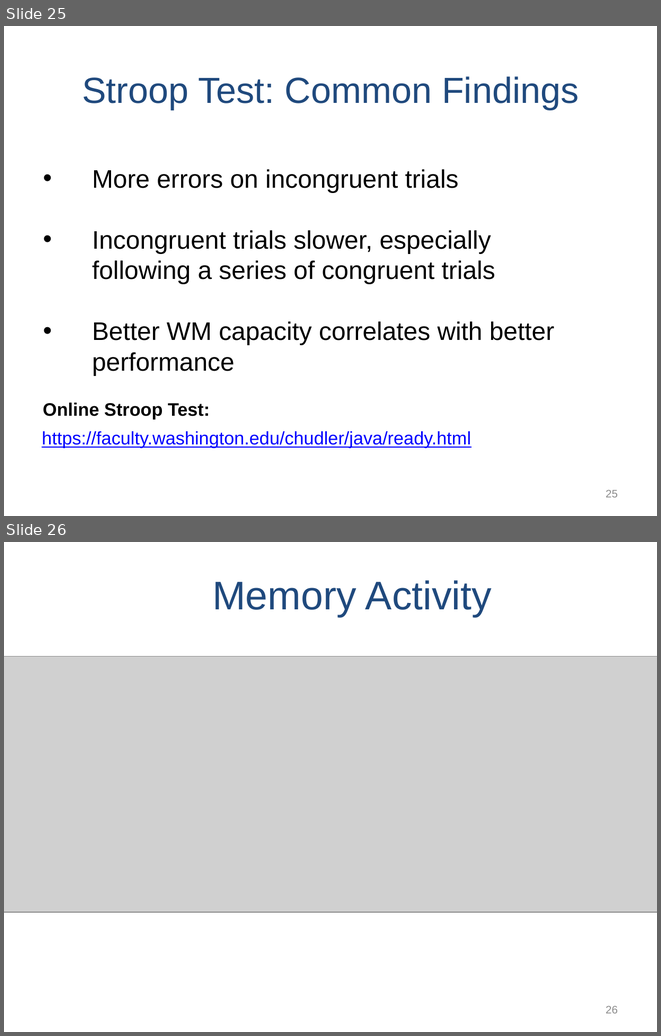
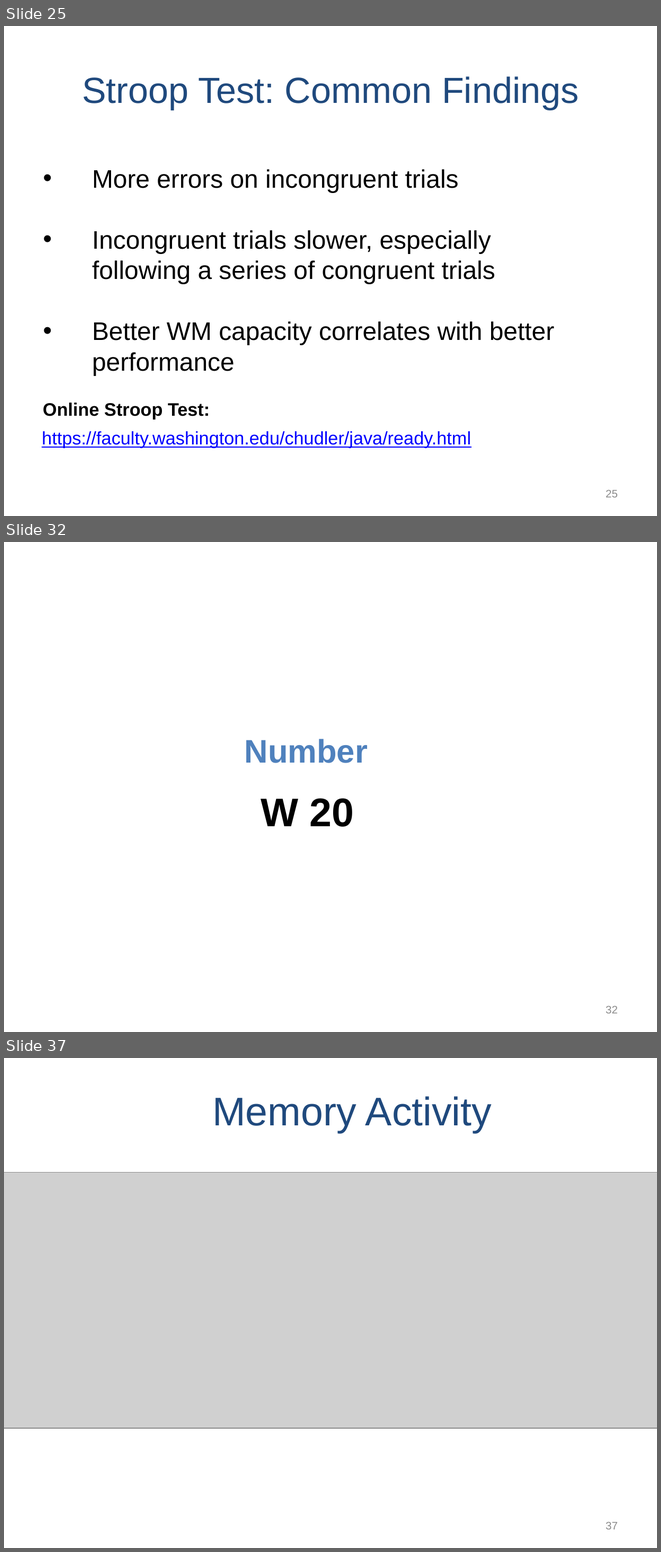
Before and after one commit to npm27/Teaching-Materials, a slide deck: Memory/Slides/Chapter 3.PPTX. Shown one above the other, each under a label of ours: slides 25 and 26 before the commit, slides 25, 32 and 37 after it; the slides between them are not shown. The pictures are 661x1036 and 661x1552 pixels, drawn with LibreOffice and Linux fonts; fonts in the diff are those of the drawing; grey boxes stand for pictures. Boxes give left, top, right and bottom in pixels: in the first picture for what was removed or moved away, otherwise in the second. Text is boxed around its words. In the diff, an @@ line names an element or a change of style, - is before the commit and + after.

```diff
--- a/Memory/Slides/Chapter 3.PPTX
+++ b/Memory/Slides/Chapter 3.PPTX
@@ slide 32 added at bbox=[4, 542, 657, 1032], background #FFFFFF @@
@@ text added at bbox=[245, 739, 368, 763], 36 pt, text #4F81BD, bold @@
+Number
@@ text added at bbox=[261, 798, 354, 827], 44 pt, text #000000, bold @@
+W 20
@@ page number added at bbox=[606, 1006, 618, 1013], 12 pt, text #8C8C8C @@
+32
@@ what was slide 26 is now slide 37 @@
@@ page number at bbox=[606, 1522, 618, 1529]: text changed @@
-26
+37
```
Also in this commit, not shown: 2 slides changed, 11 other slides added, 3 other files.
